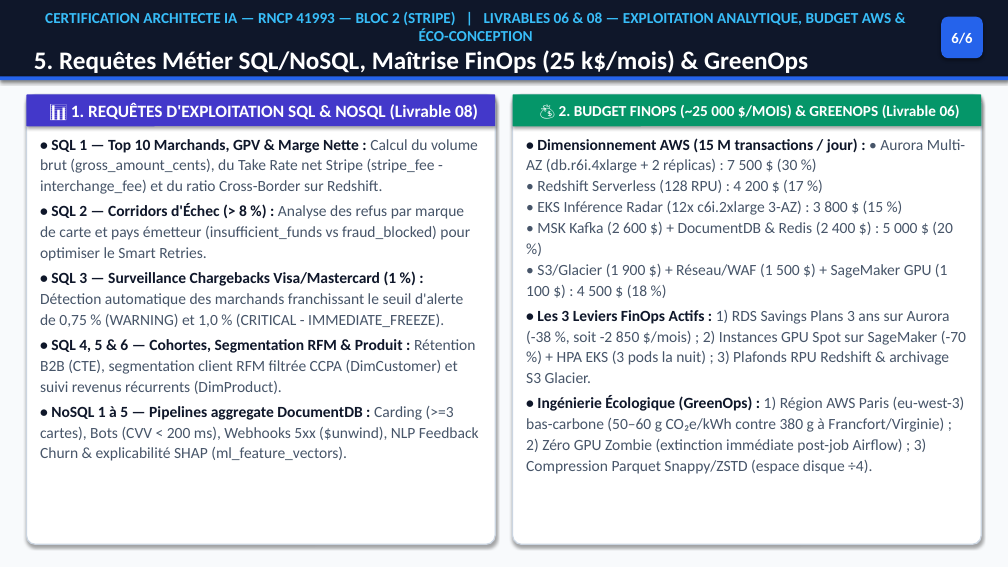
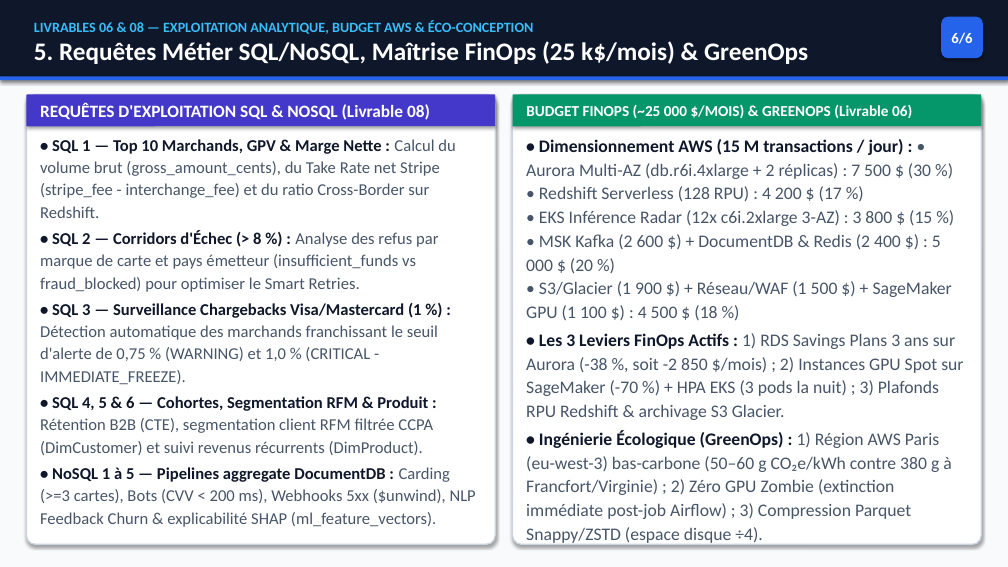
Before and after one commit to Elkristobal59/CERTIFICATION_AIA, a slide deck: slide 6 of 02_BLOC_2_ARCHITECTURE_STRIPE/LIVRABLES/PRESENTATION_STRIPE_BLOC2.pptx. Drawn at 1008x567 pixels with LibreOffice and Linux fonts; fonts in the diff are those of the drawing. Boxes give left, top, right and bottom in pixels: in the first picture for what was removed or moved away, otherwise in the second. Text is boxed around its words. In the diff, an @@ line names an element or a change of style, - is before the commit and + after.

```diff
--- a/02_BLOC_2_ARCHITECTURE_STRIPE/LIVRABLES/PRESENTATION_STRIPE_BLOC2.pptx
+++ b/02_BLOC_2_ARCHITECTURE_STRIPE/LIVRABLES/PRESENTATION_STRIPE_BLOC2.pptx
@@ text in rectangle at [34, 20, 533, 34]: text changed; size 14.5 to 13.5 pt @@
-CERTIFICATION ARCHITECTE IA — RNCP 41993 — BLOC 2 (STRIPE) | LIVRABLES 06 & 08 — EXPLOITATION ANALYTIQUE, BUDGET AWS & ÉCO-CONCEPTION
+LIVRABLES 06 & 08 — EXPLOITATION ANALYTIQUE, BUDGET AWS & ÉCO-CONCEPTION
@@ text in rounded rectangle at [40, 103, 430, 120]: text changed @@
-📊 1. REQUÊTES D'EXPLOITATION SQL & NOSQL (Livrable 08)
+REQUÊTES D'EXPLOITATION SQL & NOSQL (Livrable 08)
@@ text in rounded rectangle at [526, 105, 912, 118]: text changed @@
-💰 2. BUDGET FINOPS (~25 000 $/MOIS) & GREENOPS (Livrable 06)
+BUDGET FINOPS (~25 000 $/MOIS) & GREENOPS (Livrable 06)
@@ text "• SQL 1 — Top ..." at [40, 139, 476, 527]: size 14.8 to 15.8 pt @@
@@ text "• Dimensionnement AWS (15 M ..." at [526, 139, 963, 546]: size 14.8 to 16.8 pt @@
```
Also in this commit, not shown: 5 other slides changed, 1 slide added, 6 other files.
